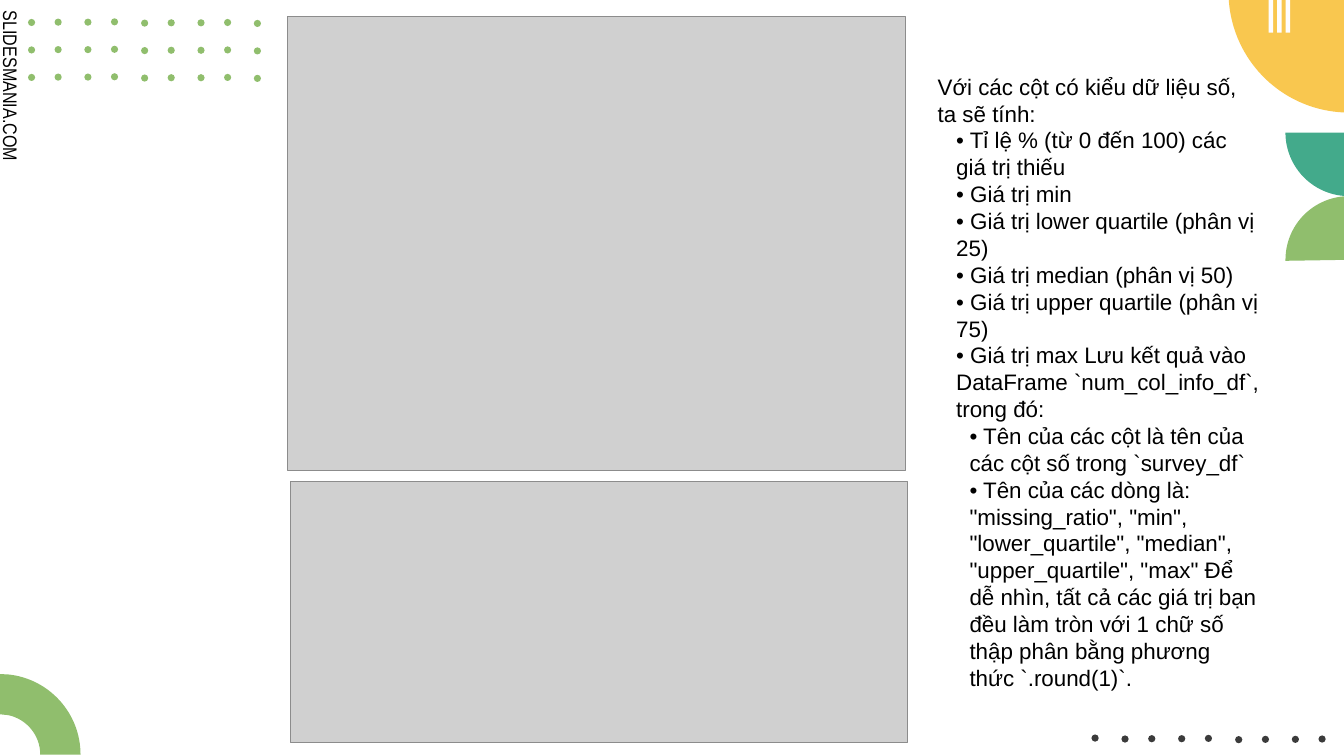
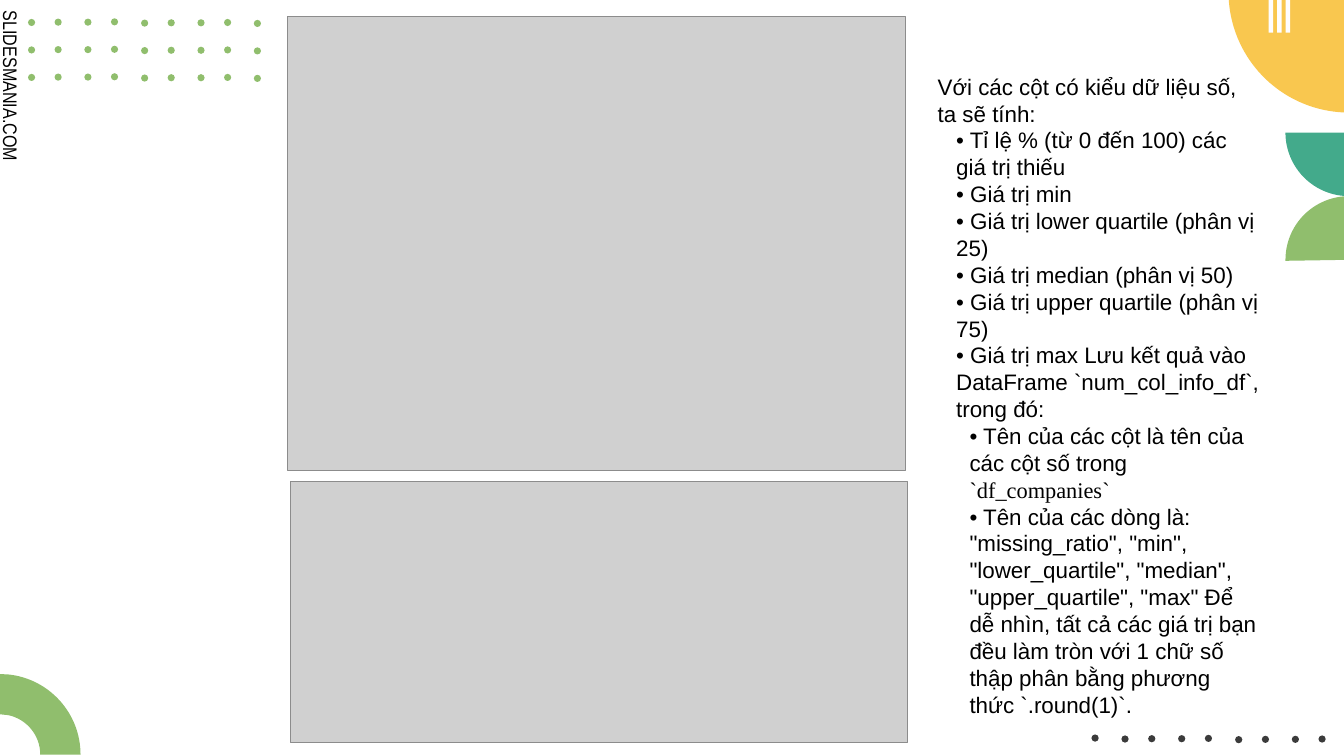
Before and after one commit to hxt-us/DA_LTKHDL_TH, a slide deck: slide 13 of LTKHDL.pptx. Drawn at 1344x756 pixels with LibreOffice and Linux fonts; fonts in the diff are those of the drawing; grey boxes stand for pictures. Boxes give left, top, right and bottom in pixels: in the first picture for what was removed or moved away, otherwise in the second. Text is boxed around its words. In the diff, an @@ line names an element or a change of style, - is before the commit and + after.

```diff
--- a/LTKHDL.pptx
+++ b/LTKHDL.pptx
@@ text at [970,427,1244,503]: text changed @@
-• Tên của các cột là tên của các cột số trong `survey_df`
+• Tên của các cột là tên của các cột số trong `df_companies`
```
Also in this commit, not shown: 2 other slides changed, 2 other files.
